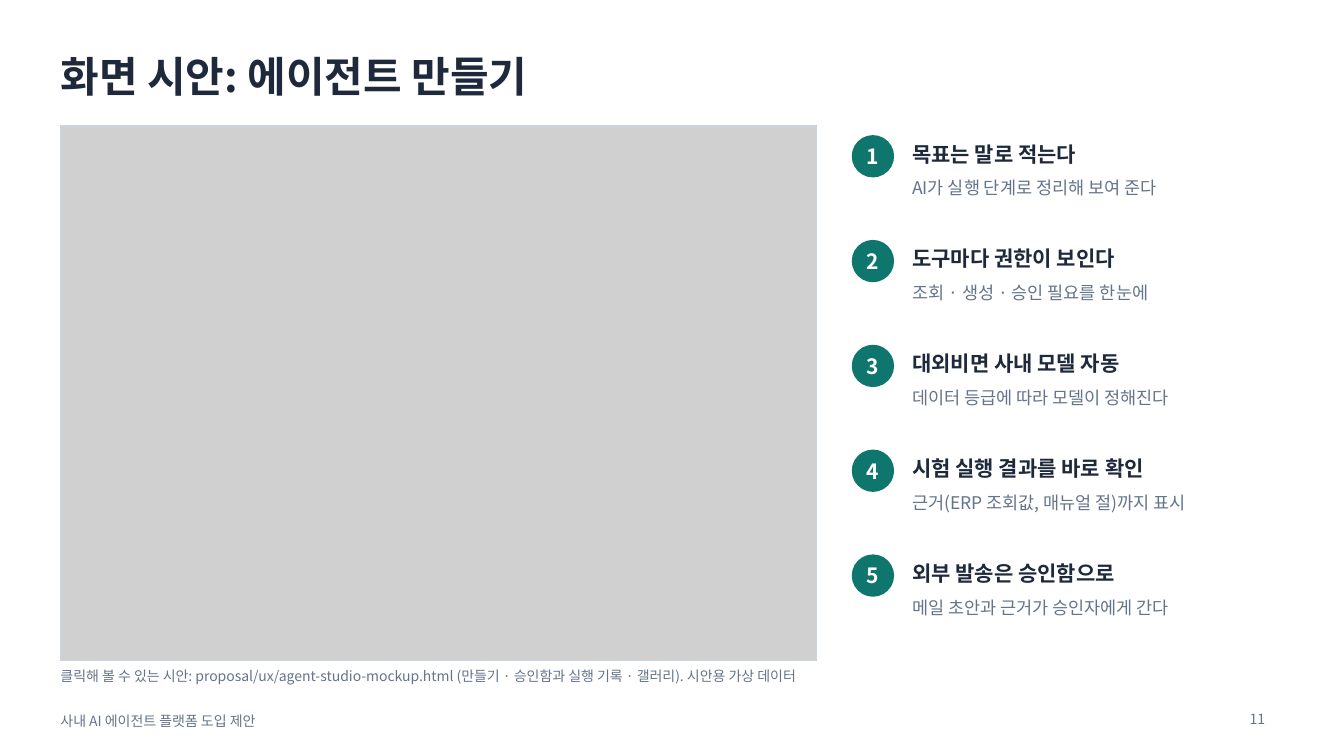
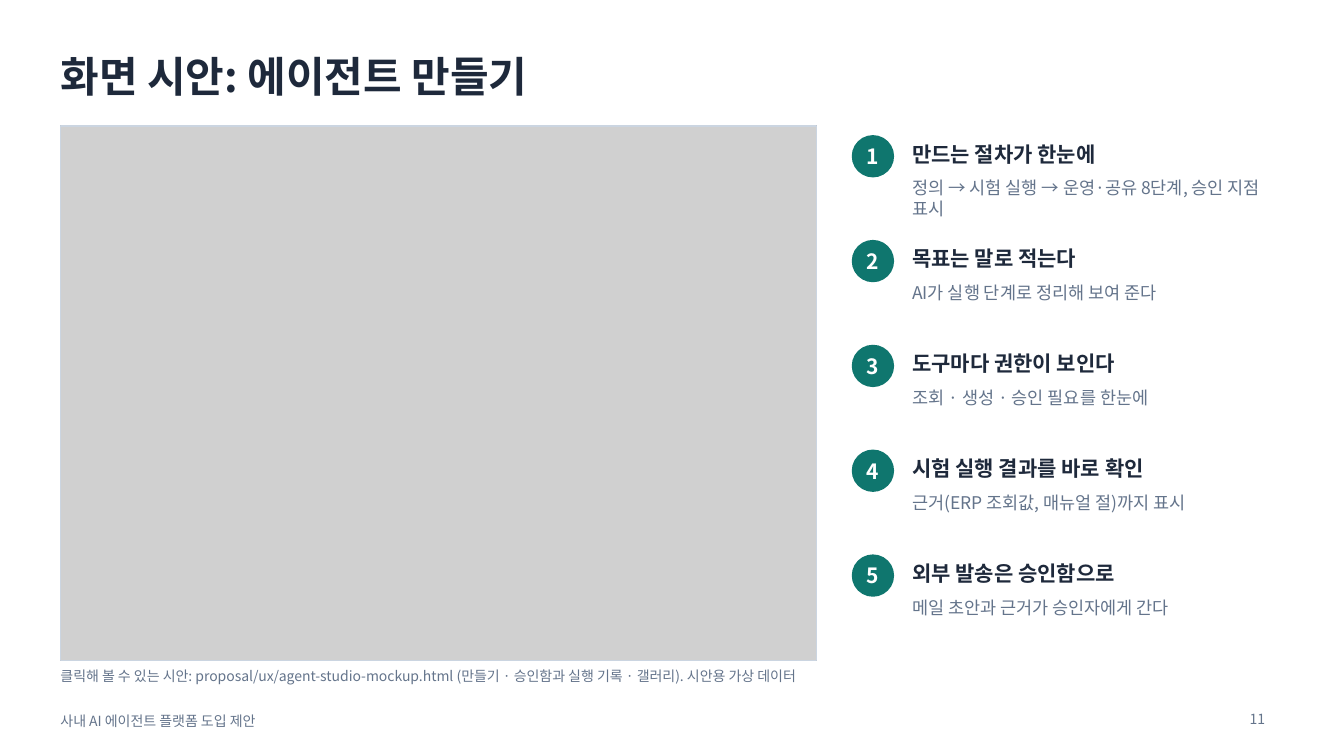
Before and after one commit to lucky-sugar-park/tech-review, a slide deck: slide 11 of proposal/ai-agent-platform-proposal.pptx. Drawn at 1344x756 pixels with LibreOffice and Linux fonts; fonts in the diff are those of the drawing; grey boxes stand for pictures. Boxes give left, top, right and bottom in pixels: in the first picture for what was removed or moved away, otherwise in the second. Text is boxed around its words. In the diff, an @@ line names an element or a change of style, - is before the commit and + after.

```diff
--- a/proposal/ai-agent-platform-proposal.pptx
+++ b/proposal/ai-agent-platform-proposal.pptx
@@ text added at (x1=912, y1=144, x2=1096, y2=164), 15 pt, text #1E293B, bold @@
+만드는 절차가 한눈에
@@ text added at (x1=912, y1=179, x2=1260, y2=217), 12.5 pt, text #64748B @@
+정의 → 시험 실행 → 운영·공유 8단계, 승인 지점 표시
@@ text removed at (x1=912, y1=353, x2=1120, y2=373) @@
-대외비면 사내 모델 자동
@@ 4 texts moved together from (x1=912, y1=144, x2=1156, y2=301) to (x1=912, y1=248, x2=1156, y2=406) @@
@@ text removed at (x1=912, y1=389, x2=1169, y2=406) @@
-데이터 등급에 따라 모델이 정해진다
```
Also in this commit, not shown: 4 other files.
